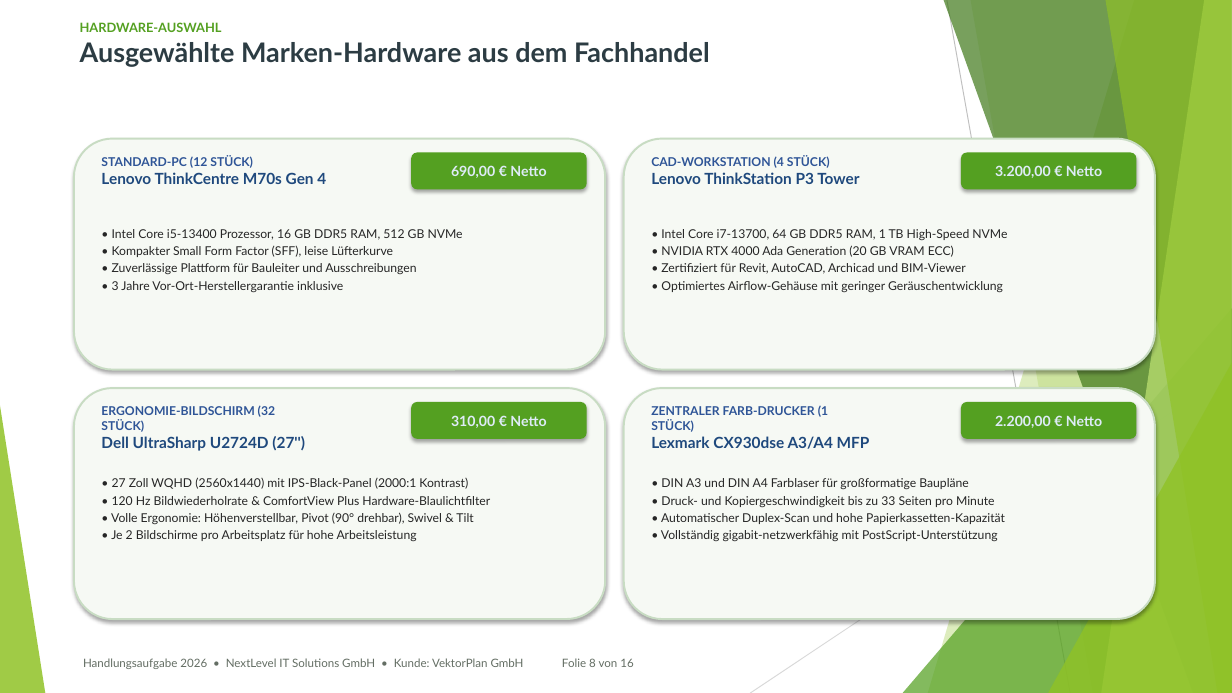
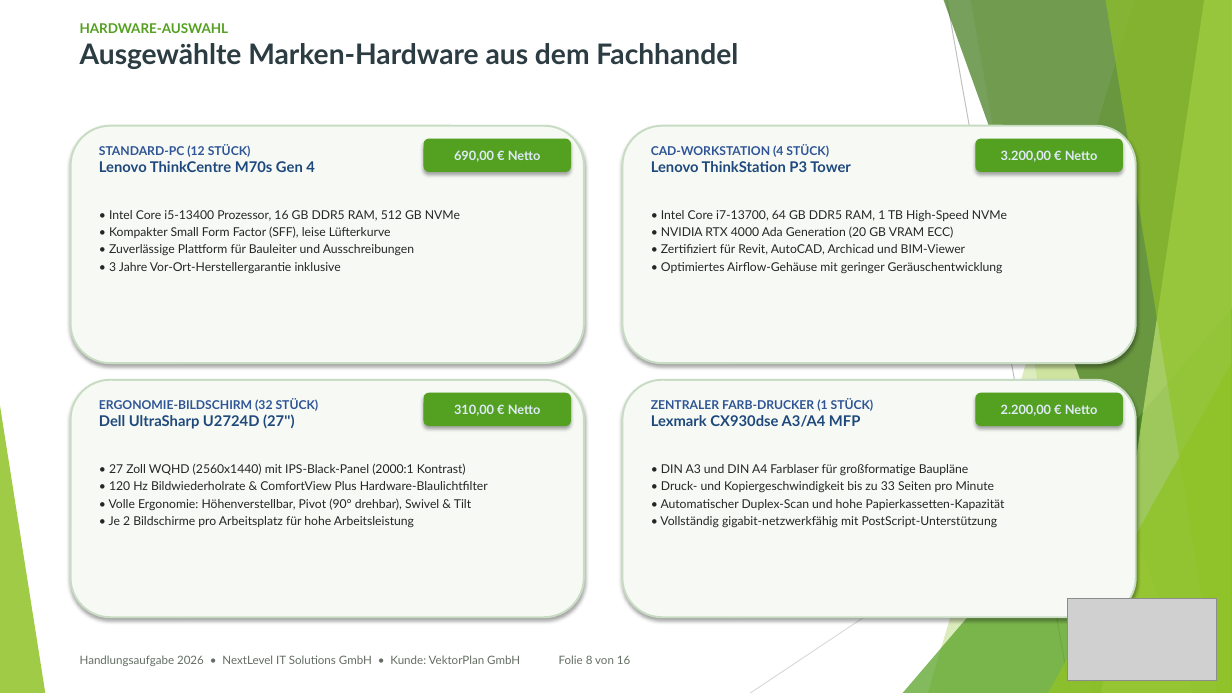
Before and after one commit to kluthjan/projekt_handlungsaufgabe, a slide deck: slide 8 of docs/08_Projektabschluss/Abschlusspraesentation.pptx. Drawn at 1232x693 pixels with LibreOffice and Linux fonts; fonts in the diff are those of the drawing; grey boxes stand for pictures. Boxes give left, top, right and bottom in pixels: in the first picture for what was removed or moved away, otherwise in the second. Text is boxed around its words. In the diff, an @@ line names an element or a change of style, - is before the commit and + after.

Commit message:
Praesentation optimiert: Widescreen-Layout vollstndig ausgenutzt, NextLevel-Logo mit transparentem Hintergrund vergroessert auf allen 16 Folien platziert, Hardware-Badges und PSP korrigiert

```diff
--- a/docs/08_Projektabschluss/Abschlusspraesentation.pptx
+++ b/docs/08_Projektabschluss/Abschlusspraesentation.pptx
@@ text "HARDWARE-AUSWAHL" at [80, 23, 738, 69]: size 10 to 10.5 pt in "HARDWARE-AUSWAHL"; size 21 to 22 pt in "Ausgewählte Marken-Hardware aus dem Fachhandel" @@
@@ rounded rectangle: place and size @@
-rounded rectangle at [74, 139, 605, 370]
+rounded rectangle at [70, 126, 584, 363]
@@ text "STANDARD-PC (12 STÜCK)": place and size @@
-text "STANDARD-PC (12 STÜCK)" at [101, 155, 326, 184]
+text "STANDARD-PC (12 STÜCK)" at [99, 144, 315, 172]
@@ size 11 to 10 pt in 4 elements at [976, 393, 1124, 426], [423, 393, 571, 426], [976, 139, 1124, 172], [423, 139, 571, 172] @@
@@ rounded rectangle "690,00 € Netto": place and size @@
-rounded rectangle "690,00 € Netto" at [411, 152, 587, 189]
+rounded rectangle "690,00 € Netto" at [423, 139, 571, 172]
@@ rounded rectangle: place and size @@
-rounded rectangle at [624, 139, 1155, 370]
+rounded rectangle at [623, 126, 1137, 363]
@@ text "CAD-WORKSTATION (4 STÜCK)": place and size @@
-text "CAD-WORKSTATION (4 STÜCK)" at [651, 155, 859, 184]
+text "CAD-WORKSTATION (4 STÜCK)" at [651, 144, 851, 172]
@@ rounded rectangle "3.200,00 € Netto": place and size @@
-rounded rectangle "3.200,00 € Netto" at [961, 152, 1137, 189]
+rounded rectangle "3.200,00 € Netto" at [976, 139, 1124, 172]
@@ text at [99, 161, 315, 172]: size 12 to 11.5 pt in "Lenovo ThinkCentre M70s Gen 4" @@
@@ text at [651, 161, 851, 172]: size 12 to 11.5 pt in "Lenovo ThinkStation P3 Tower" @@
@@ text "• Intel Core i5-13400 Prozessor, ...": place and size @@
-text "• Intel Core i5-13400 Prozessor, ..." at [112, 229, 463, 292]
+text "• Intel Core i5-13400 Prozessor, ..." at [109, 210, 460, 273]
@@ text "• Intel Core i7-13700, 64 ...": place and size @@
-text "• Intel Core i7-13700, 64 ..." at [661, 229, 1007, 292]
+text "• Intel Core i7-13700, 64 ..." at [661, 210, 1007, 273]
@@ rounded rectangle: place and size @@
-rounded rectangle at [74, 388, 605, 619]
+rounded rectangle at [70, 380, 584, 617]
@@ rounded rectangle: place and size @@
-rounded rectangle at [624, 388, 1155, 619]
+rounded rectangle at [623, 380, 1137, 617]
@@ text at [99, 414, 294, 429]: size 12 to 11.5 pt in "Dell UltraSharp U2724D (27'')" @@
@@ rounded rectangle "310,00 € Netto": place and size @@
-rounded rectangle "310,00 € Netto" at [411, 402, 587, 439]
+rounded rectangle "310,00 € Netto" at [423, 393, 571, 426]
@@ text at [651, 415, 860, 427]: size 12 to 11.5 pt in "Lexmark CX930dse A3/A4 MFP" @@
@@ rounded rectangle "2.200,00 € Netto": place and size @@
-rounded rectangle "2.200,00 € Netto" at [961, 402, 1137, 439]
+rounded rectangle "2.200,00 € Netto" at [976, 393, 1124, 426]
@@ text "• 27 Zoll WQHD (2560x1440) ...": place and size @@
-text "• 27 Zoll WQHD (2560x1440) ..." at [111, 477, 490, 541]
+text "• 27 Zoll WQHD (2560x1440) ..." at [109, 463, 488, 527]
@@ text "• DIN A3 und DIN ...": place and size @@
-text "• DIN A3 und DIN ..." at [661, 478, 1005, 541]
+text "• DIN A3 und DIN ..." at [660, 464, 1005, 527]
@@ picture added at [1068, 598, 1217, 680] @@
```
Also in this commit, not shown: 15 other slides changed, 1 other file.
